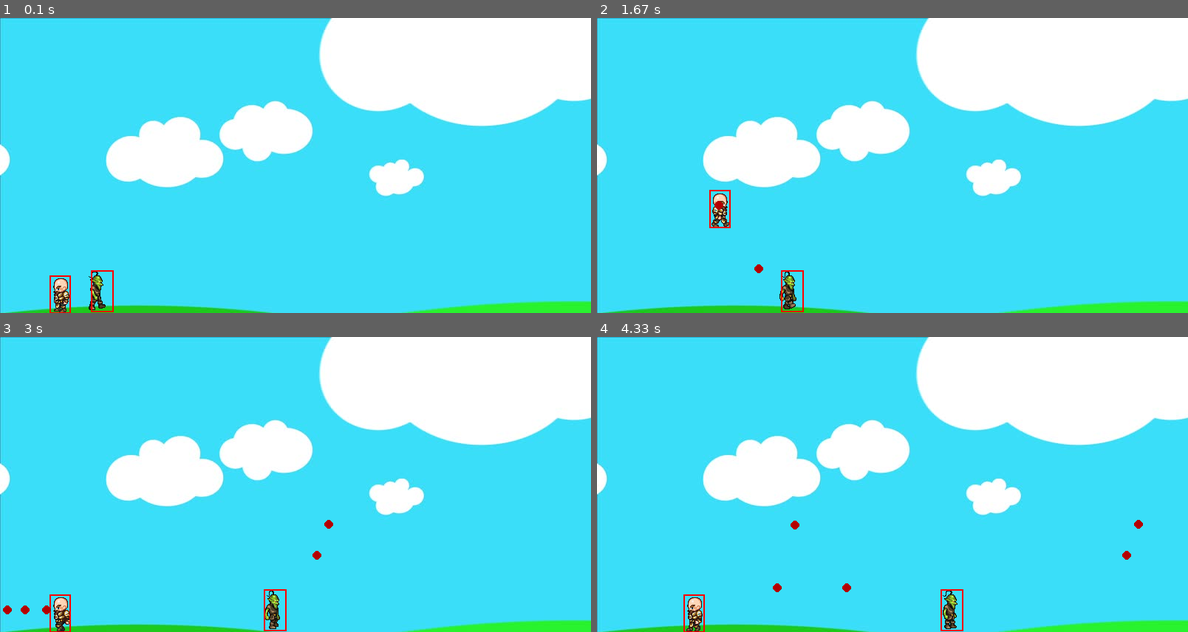
Above: before the commit, frames 1-4 (two rows, left to right).
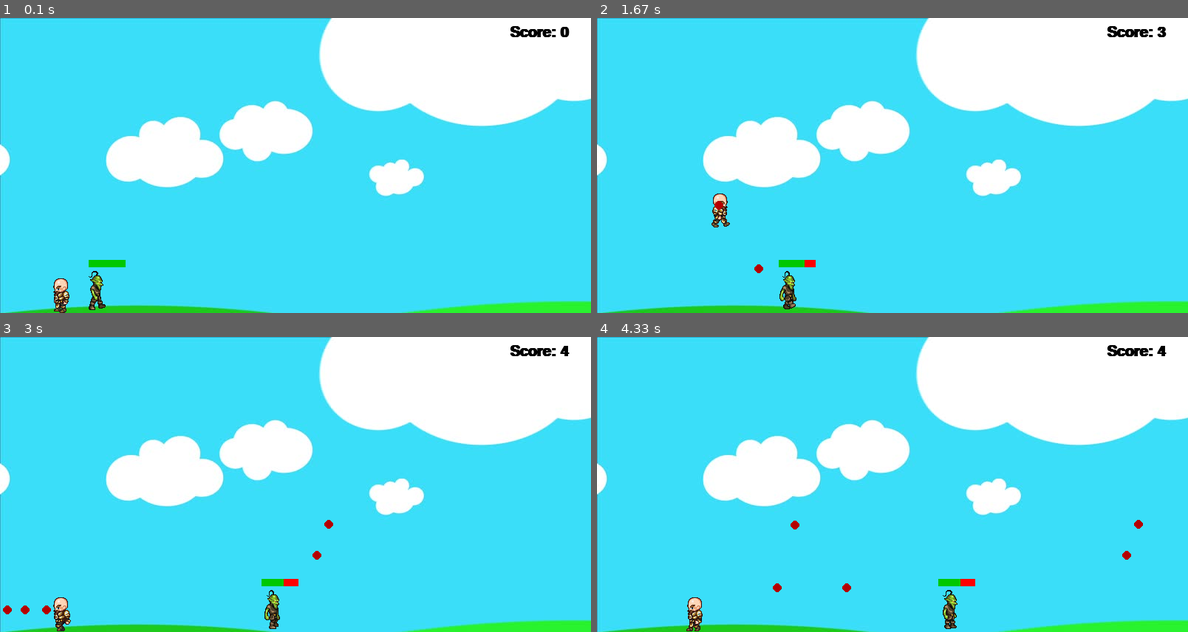
Above: after the commit, the same moments.

Repository: wgathright/pygameTutorial01
Game: pygame game, started from main.py
Two runs of this game, one before a commit and one after it. Both use one fixed random seed, a clock stepped at 60 frames per second and the inputs below.
Inputs:
- Up to frame 1 (0.1 s): no input
- Up to frame 2 (1.67 s): tap Space at 0.33, 0.73, 1.03, 1.23, 1.57 s; hold Right 0.67-1.13 s; hold Up 1.17-1.47 s; hold Right from 1.5 s (still down)
- Up to frame 3 (3 s): tap Space at 1.87, 2.07, 2.37, 2.63, 2.93 s; release Right at 1.97 s; hold Left 2-2.53 s; hold Left 2.57-2.97 s
- Up to frame 4 (4.33 s): hold Up 3-3.37 s; tap Space at 3.07, 3.47, 3.77, 4.13 s; hold Right 3.4-4.03 s; hold Left from 4.07 s (still down)

The runs differ from the first frame. In frame 1, 0.6% of the frame differs, in the area x 8-97%, y 2-100%; in frame 2, 0.6%, in the area x 19-97%, y 2-100%; in frame 3, 0.6%; in frame 4, 0.6%.

Commit message:
Added Enemy Health Bar

Diff:
--- a/main.py
+++ b/main.py
@@ -24,6 +24,8 @@
 char = pygame.image.load('Game/standing.png')
 
 clock = pygame.time.Clock()
+
+score = 0
 
 class player(object):
     def __init__(self, x, y, width, height):
@@ -58,7 +60,7 @@
                 screen.blit(walkLeft[0], (self.x, self.y))
 
         self.hitbox = (self.x + 17, self.y + 11, 29, 52)
-        pygame.draw.rect(screen, (255,0,0) , self.hitbox, 2)
+        #pygame.draw.rect(screen, (255,0,0) , self.hitbox, 2)
 
 
 class projectile(object):
@@ -95,22 +97,27 @@
         self.walkCount = 0
         self.vel = 3
         self.hitbox = (self.x + 17, self.y + 2, 31, 57)
+        self.health = 10
+        self.visible = True
 
     # Enemy Render
     def draw(self, screen):
         self.move()
-        if self.walkCount + 1 >= 33:
-            self.walkCount = 0
-
-        if self.vel > 0:
-            screen.blit(self.walkRight[self.walkCount //3], (self.x, self.y))
-            self.walkCount += 1
-        else:
-            screen.blit(self.walkLeft[self.walkCount //3], (self.x, self.y))
-            self.walkCount += 1
-
-        self.hitbox = (self.x + 17, self.y + 2, 31, 57)
-        pygame.draw.rect(screen, (255,0,0),self.hitbox,2)
+        if self.visible:
+            if self.walkCount + 1 >= 33:
+                self.walkCount = 0
+
+            if self.vel > 0:
+                screen.blit(self.walkRight[self.walkCount //3], (self.x, self.y))
+                self.walkCount += 1
+            else:
+                screen.blit(self.walkLeft[self.walkCount //3], (self.x, self.y))
+                self.walkCount += 1
+
+            pygame.draw.rect(screen, (255,0,0), (self.hitbox[0],self.hitbox[1] - 14, 50, 10))
+            pygame.draw.rect(screen, (0,200,0), (self.hitbox[0],self.hitbox[1] - 14, 5 * self.health, 10))
+            self.hitbox = (self.x + 17, self.y + 2, 31, 57)
+            #pygame.draw.rect(screen, (255,0,0),self.hitbox,2)
 
     # Enemy Move
     def move(self):
@@ -128,6 +135,10 @@
                 self.walkCount = 0
 
     def hit(self):
+        if self.health > 1:
+            self.health -= 1
+        else:
+            self.visible = False
         print('Enemy Hit!')
 
 
@@ -136,6 +147,8 @@
 
 def DrawGameWindow():
     screen.blit(bg, (0,0))
+    text = font.render('Score: ' + str(score), 1, (0,0,0))
+    screen.blit(text,(WIDTH - 110, 10))
     man.draw(screen)
     goblin.draw(screen)
 
@@ -146,6 +159,7 @@
 
 
 #GAME LOOP
+font = pygame.font.SysFont('comicsans', 30, True)
 man = player(50,HEIGHT - 62,64,64)
 goblin = enemy(100,HEIGHT - 60, 64, 64, WIDTH - 100)
 shootLoop = 0
@@ -169,6 +183,7 @@
         if bullet.y - bullet.radius < goblin.hitbox[1] + goblin.hitbox[3] and bullet.y + bullet.radius > goblin.hitbox[1]:
             if bullet.x + bullet.radius > goblin.hitbox[0] and bullet.x - bullet.radius < goblin.hitbox[0] + goblin.hitbox[2]:
                 goblin.hit()
+                score += 1
                 bullets.remove(bullet)
 
         if bullet.x < WIDTH and bullet.x > 0:
